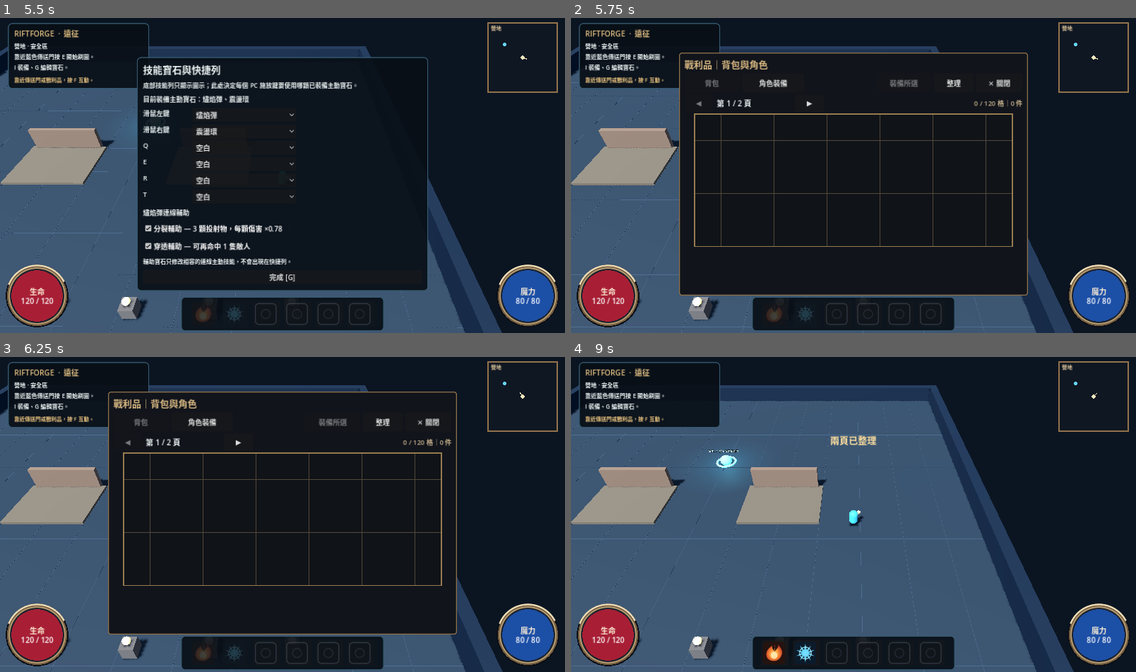
Above: before the commit, frames 1-4 (two rows, left to right).
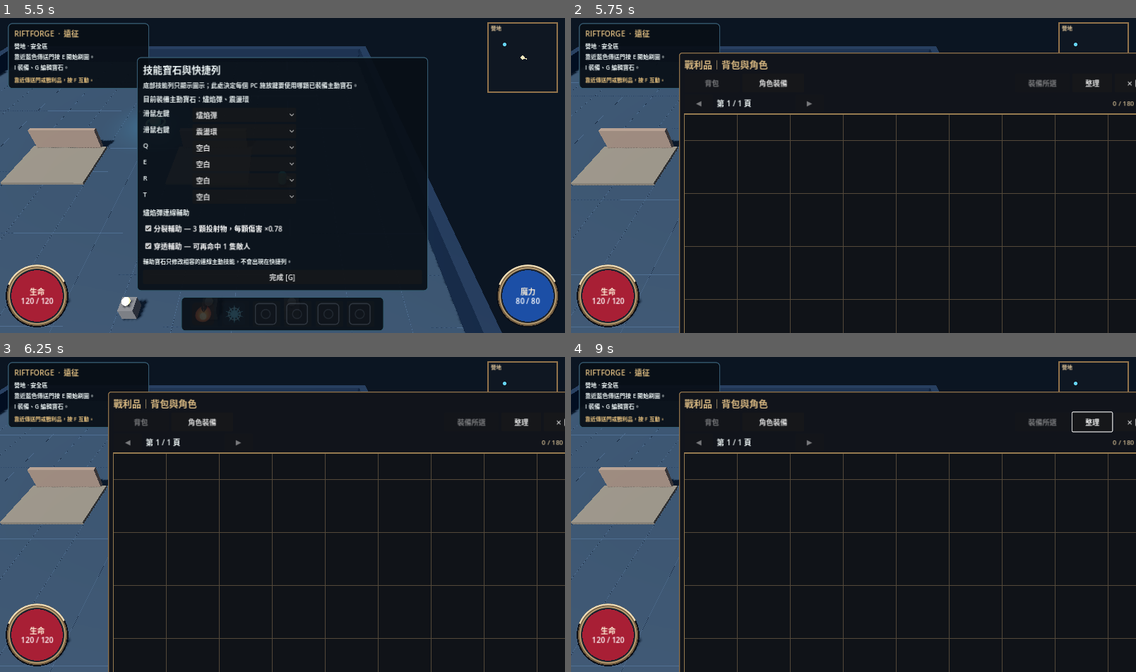
Above: after the commit, the same moments.

Repository: Lucypigr/Riftforge-Godot
Game: Godot game, scene res://scenes/main.tscn
Same seed, same stepped clock (60 frames per second), same inputs: the game is played once before the commit and once after it.
Inputs (mouse positions are in pixels of both pictures, inside the frame that each line leads up to):
- Up to frame 1 (5.5 s): click (203, 314) at 0.5 s; click (237, 314) at 1.25 s; tap Enter at 2 s; move the mouse to (406, 159) at 2.02 s; hold D (move_right) 2.03-2.75 s; tap Space (dash) at 2.1 s; click (406, 159) at 2.17 s; drag from (169, 191) to (254, 238) at 2.77 s; move the mouse to (339, 103) at 3.52 s; hold D (move_right) 3.53-4.25 s; tap F (interact) at 3.6 s; drag from (254, 238) to (113, 125) at 4.27 s; move the mouse to (452, 222) at 5.02 s; hold A (move_left) from 5.03 s (still down); tap G (gems) at 5.1 s
- Up to frame 2 (5.75 s): keep holding A (move_left); tap I (inventory) at 5.65 s
- Up to frame 3 (6.25 s): release A (move_left) at 5.75 s; drag from (282, 520) to (197, 432) at 5.77 s
- Up to frame 4 (9 s): click "角色裝備" at 6.5 s; click "背包" at 7.25 s; click "整理" at 8 s; click (1000, 423) at 8.75 s, where only the run before the commit has a clickable "✕ 關閉"

Frame 1 is identical in both runs. In frame 2, 9.6% of the frame differs, in the area x 19-100%, y 10-100%; in frame 3, 9.6%; in frame 4, 50%.

Commit message:
Phase 8 compact inventory and empty-start foundation

Diff:
--- a/scripts/grid_inventory.gd
+++ b/scripts/grid_inventory.gd
@@ -1,9 +1,9 @@
 extends RefCounted
-## Gameplay inventory: 120 real cells in two touch-friendly pages, not a visual-only resize.
-const COLS := 12
+## Phase 8 compact ARPG inventory: 180 real cells in one dense, POE-inspired grid.
+const COLS := 18
 const ROWS := 10
-const PAGE_ROWS := 5
-const PAGE_COUNT := 2
+const PAGE_ROWS := 10
+const PAGE_COUNT := 1
 
 static func footprint(item: Dictionary) -> Vector2i:
 	if item.has("grid_w") and item.has("grid_h"):
